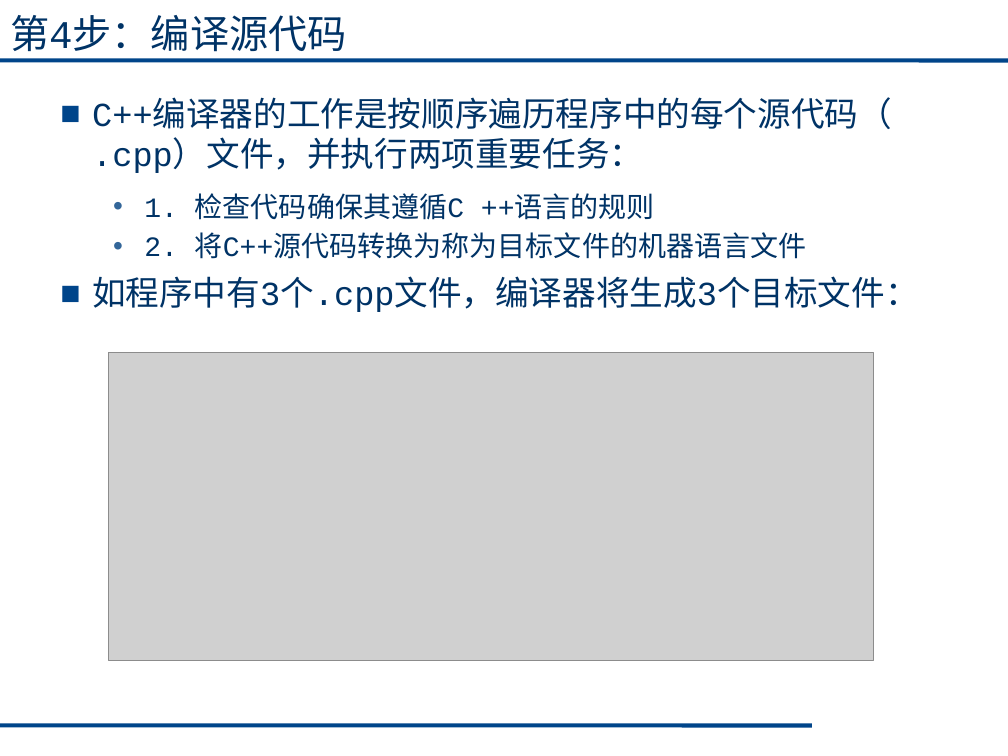
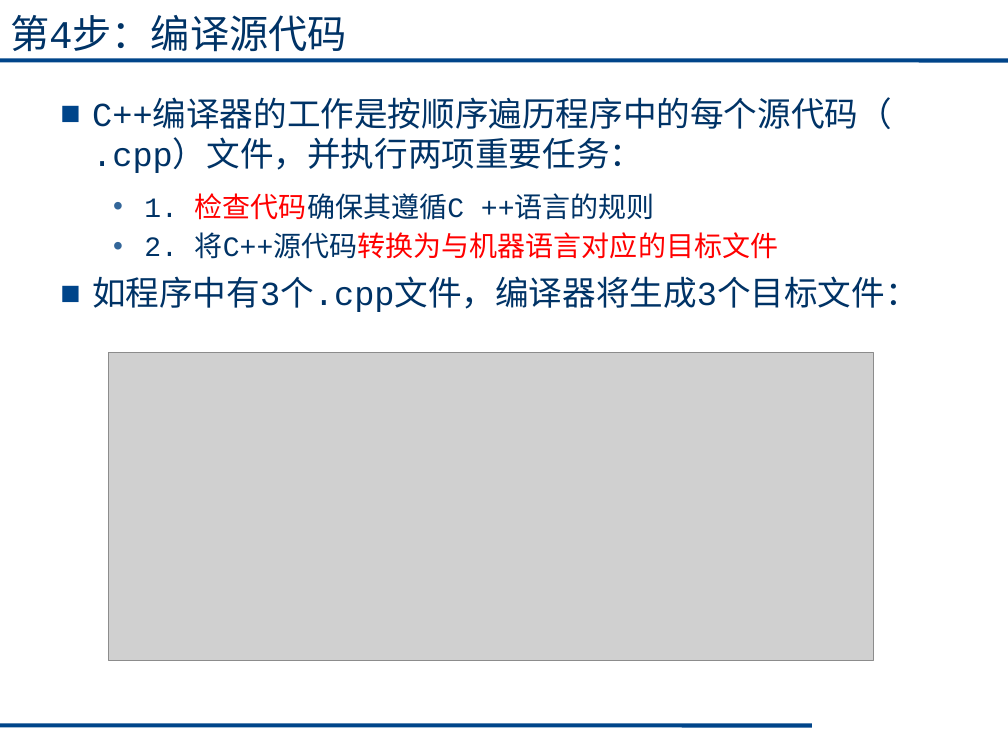
Before and after one commit to cugwhp/OOPCPP, a slide deck: slide 23 of 02.PPT/Ch1-绪论/C++1_2.pptx (slide 22 before the commit). Drawn at 1008x756 pixels with LibreOffice and Linux fonts; fonts in the diff are those of the drawing; grey boxes stand for pictures. Boxes give left, top, right and bottom in pixels: in the first picture for what was removed or moved away, otherwise in the second. Text is boxed around its words. In the diff, an @@ line names an element or a change of style, - is before the commit and + after.

```diff
--- a/02.PPT/Ch1-绪论/C++1_2.pptx
+++ b/02.PPT/Ch1-绪论/C++1_2.pptx
@@ text at (144, 193, 655, 220): text colour #003366 to #FF0000 in "检查代码确保其遵循C" @@
@@ text at (144, 232, 779, 259): text changed; text colour #003366 to #FF0000 @@
-  • 2. 将C++源代码转换为称为目标文件的机器语言文件
+  • 2. 将C++源代码转换为与机器语言对应的目标文件
```
Also in this commit, not shown: 13 other slides changed, 1 slide added, 3 other files.
